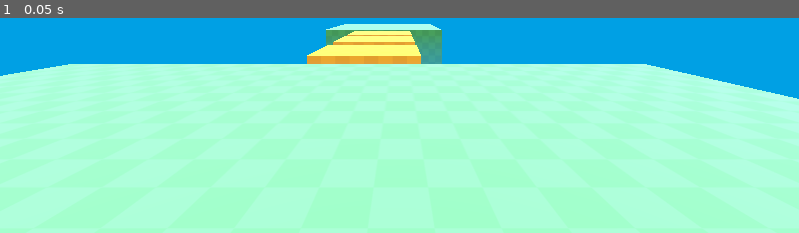
Above: before the commit, frame 1.
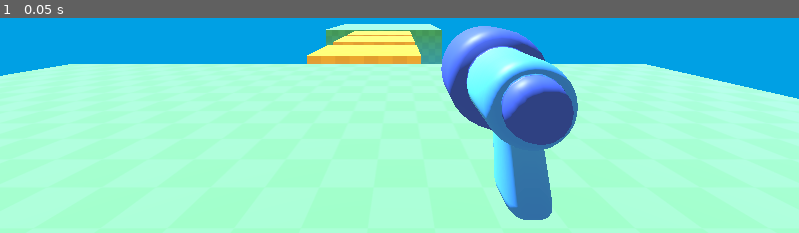
Above: after the commit, the same moment.

Repository: autrera/tutorial-fps-survivors-arena
Game: Godot game, scene res://level/temporary_level.tscn
Two runs of this game, one before a commit and one after it. Both use one fixed random seed, a clock stepped at 60 frames per second and the inputs below. Before the commit the project has no main scene; this scene is started directly in both runs.
Inputs:
- Up to frame 1 (0.05 s): no input

The runs differ from the first frame. In frame 1, 9.0% of the frame differs, in the area x 55-73%, y 3-94%.

Commit message:
Add the gun model to the player

Diff:
--- a/player.tscn
+++ b/player.tscn
@@ -1,4 +1,6 @@
-[gd_scene load_steps=4 format=3 uid="uid://d0vxqnscejbjg"]
+[gd_scene load_steps=5 format=3 uid="uid://d0vxqnscejbjg"]
+
+[ext_resource type="PackedScene" uid="uid://crfyc4hc3x4at" path="res://player/simple_gun/gun_model.glb" id="1_4flbx"]
 
 [sub_resource type="CapsuleShape3D" id="CapsuleShape3D_sh265"]
 
@@ -16,8 +18,12 @@
 [node name="Camera3D" type="Camera3D" parent="."]
 transform = Transform3D(1, 0, 0, 0, 1, 0, 0, 0, 1, 0, 1.64347, 0)
 
+[node name="gun_model" parent="Camera3D" instance=ExtResource("1_4flbx")]
+transform = Transform3D(-0.634645, 0, 0.0161644, 0, 0.634851, 0, -0.0161644, 0, -0.634645, 0.376598, -0.28856, -1.01606)
+
 [node name="MeshInstance3D" type="MeshInstance3D" parent="."]
 transform = Transform3D(1, 0, 0, 0, 1, 0, 0, 0, 1, 0, 1, 0)
+visible = false
 mesh = SubResource("CapsuleMesh_sh265")
 
 [node name="MeshInstance3D2" type="MeshInstance3D" parent="."]
--- a/project.godot
+++ b/project.godot
@@ -11,6 +11,7 @@
 [application]
 
 config/name="My first 3d game"
+run/main_scene="uid://dp7sxe5xl5shk"
 config/features=PackedStringArray("4.4", "Mobile")
 config/icon="res://icon.svg"
 
